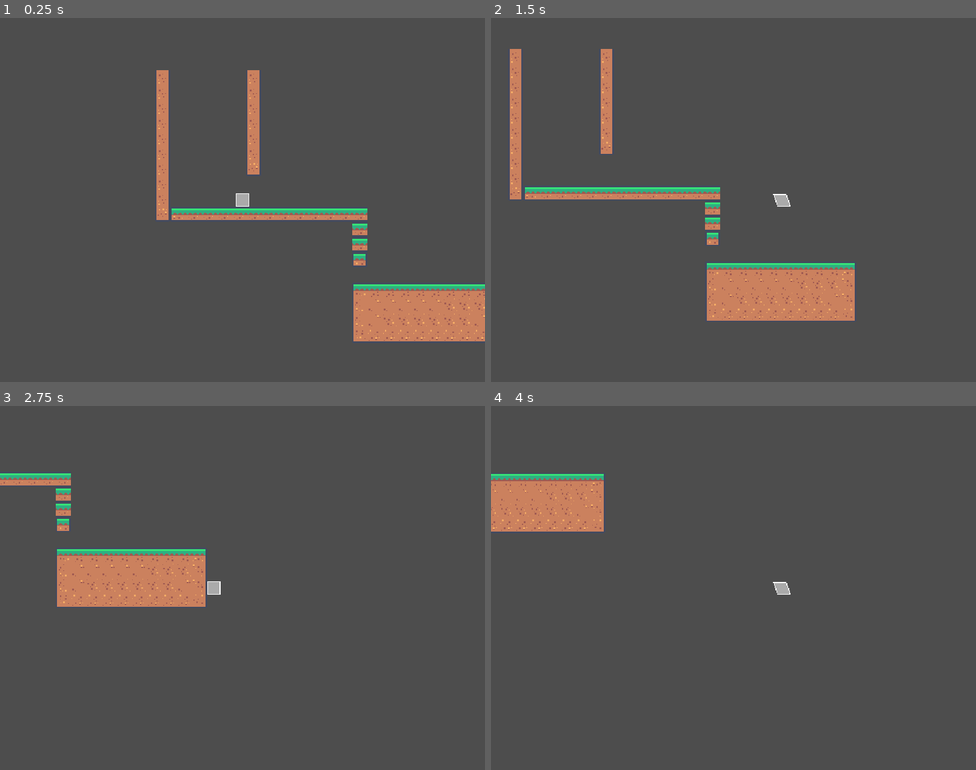
Above: before the commit, frames 1-4 (two rows, left to right).
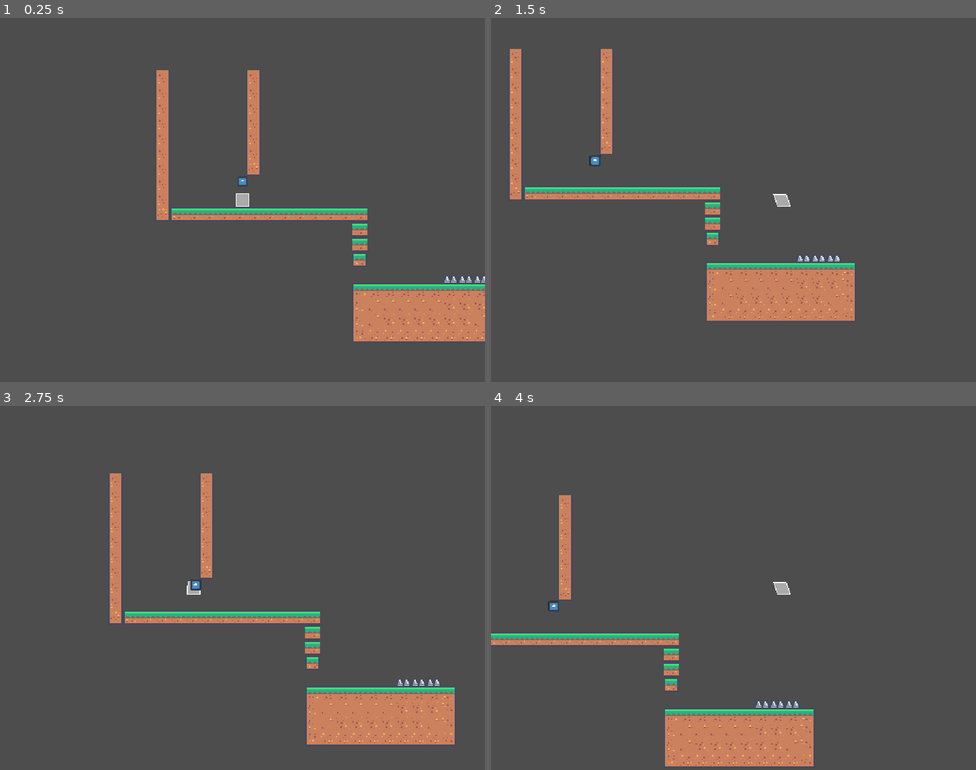
Above: after the commit, the same moments.

Repository: emarald64/sugar-rush
Game: Godot game, scene res://scenes/main/main.tscn
Two runs of this game, one before a commit and one after it. Both use one fixed random seed, a clock stepped at 60 frames per second and the inputs below. The engine's default icon, where the game draws it, is replaced by a stand-in: a white triangle on a blue panel in a dark square.
Inputs (mouse positions are in pixels of both pictures, inside the frame that each line leads up to):
- Up to frame 1 (0.25 s): no input
- Up to frame 2 (1.5 s): tap Enter at 0.5 s; move the mouse to (840, 181) at 0.52 s; hold Space (jump) 0.53-1.28 s; hold D (move_right) from 0.53 s (still down); click (840, 181) at 0.67 s; move the mouse to (636, 218) at 1.27 s; tap Alt at 1.35 s
- Up to frame 3 (2.75 s): tap Space (jump) at 1.52, 1.55, 1.82 s; move the mouse to (291, 507) at 2.02 s; release D (move_right) at 2.03 s; hold A (move_left) from 2.03 s (still down); hold Space (jump) from 2.03 s (still down); tap Shift at 2.1 s
- Up to frame 4 (4 s): move the mouse to (709, 660) at 2.77 s; release A (move_left) at 2.78 s; release Space (jump) at 2.78 s; hold D (move_right) from 2.78 s (still down); tap Space (jump) at 2.85, 3.02, 3.32 s; click (709, 660) at 2.92 s; move the mouse to (879, 642) at 3.52 s; hold Space (jump) from 3.53 s (still down); tap Alt at 3.6 s

The runs differ from the first frame. In frame 1, 0.1% of the frame differs, in the area x 49-100%, y 44-73%; in frame 2, 0.1%; in frame 3, 13%, in the area x 0-94%, y 18-93%; in frame 4, 10%.

Commit message:
added death animation

Diff:
--- a/project.godot
+++ b/project.godot
@@ -46,6 +46,17 @@
 , Object(InputEventKey,"resource_local_to_scene":false,"resource_name":"","device":-1,"window_id":0,"alt_pressed":false …(186 unchanged characters)…
 ]
 }
+respawn={
+"deadzone": 0.2,
+"events": [Object(InputEventKey,"resource_local_to_scene":false,"resource_name":"","device":-1,"window_id":0,"alt_pressed":false,"shift_pressed":false,"ctrl_pressed":false,"meta_pressed":false,"pressed":false,"keycode":0,"physical_keycode":82,"key_label":0,"unicode":114,"location":0,"echo":false,"script":null)
+]
+}
+
+[layer_names]
+
+2d_physics/layer_1="wall"
+2d_physics/layer_2="death"
+2d_physics/layer_3="player"
 
 [physics]
 
--- a/scenes/main/main.tscn
+++ b/scenes/main/main.tscn
@@ -176,6 +176,7 @@
 3:7/0/terrains_peering_bit/top_left_corner = 1
 3:7/0/terrains_peering_bit/top_side = 1
 8:3/0 = 0
+8:3/0/physics_layer_1/polygon_0/points = PackedVector2Array(-9, 9, -4.5, 0, 4.5, 0, 9, 9)
 5:6/0 = 0
 4:6/0 = 0
 
@@ -197,7 +198,7 @@
 
 [node name="TileMapLayer" type="TileMapLayer" parent="." unique_id=486138540]
 position = Vector2(1, 0)
-tile_map_data = PackedByteArray("AAAAAAAAAAAAAAcAAAABAAAAAAA …(1104 unchanged characters)… AAAYAAAAGAPz/AAAAAAYAAAAGAP3/AAAAAAcAAAA=")
+tile_map_data = PackedByteArray("AAAAAAAAAAAAAAcAAAABAAAAAAA …(1104 unchanged characters)… AAAYAAAAGAPz/AAAAAAYAAAAGAP3/AAAAAAcAAAAVAAQAAAAIAAMAAAAUAAQAAAAIAAMAAAATAAQAAAAIAAMAAAA=")
 tile_set = SubResource("TileSet_k2fmo")
 
 [node name="Player" parent="." unique_id=2106077790 instance=ExtResource("2_iuonh")]
--- a/scenes/player/player.gd
+++ b/scenes/player/player.gd
@@ -4,18 +4,27 @@
 const ACCEL = 600
 const JUMP_VELOCITY = -200.0
 const JUMP_ACCEL = -600.0
-const MAX_JUMP_TIME=.5
+const MAX_JUMP_TIME=.25
 const STOP_MULT=3;
 const MAX_FALL_SPEED=1000;
-const WALL_JUMP_VELOCITY=225;
+const WALL_JUMP_VELOCITY=200;
 const WALL_SLIDE_SPEED=75;
 
+@export var animating:=false
 var jumpTime:=0.0
-var animating:=false
 var started_timer:=false
 var hasJumped:=false
+@export var can_wall_jump:=true;
+
+@onready var current_cp:Node2D=$StartPos
+
+func _ready()->void:
+	$StartPos.position=global_position
 
 func _physics_process(delta: float) -> void:
+	if Input.is_action_just_pressed("respawn") and not animating:
+		$AnimationPlayer.play(&"death")
+
 	if not is_on_floor():
 		#if $AnimatedSprite2D.frame==0 or jumpTime<maxJumpTime:$AnimatedSprite2D.frame=2
 		if not animating:
@@ -27,6 +36,7 @@
 		hasJumped=false
 		started_timer=false
 		$coyoteTimer.stop()
+		$"wall jump leiency".stop()
 		$"Freeze Direction Time".stop()
 
 	# Handle jump.
@@ -49,15 +59,24 @@
 		var direction := Input.get_axis("move_left", "move_right")
 		#print(direction)
 		if direction:
-			if is_on_wall_only():
+			var into_wall=is_on_wall_only() and signf(get_wall_normal().x)==-signf(direction)
+			if (into_wall or not $"wall jump leiency".is_stopped()) and can_wall_jump:
 				if Input.is_action_just_pressed("jump"):
+					# wall jump
 					$"Freeze Direction Time".start()
-					velocity=Vector2(-signf(direction),-1.5)*WALL_JUMP_VELOCITY
-				else:
+					velocity=Vector2(signf(get_wall_normal().x),-2)*WALL_JUMP_VELOCITY
+				elif into_wall:
+					# wall slide
+					$"wall jump leiency".start()
 					velocity.y=minf(velocity.y,WALL_SLIDE_SPEED)
 			else:
 				velocity.x = clampf(velocity.x+(direction * ACCEL * delta * (1 if signf(direction)==signf(velocity.x) else STOP_MULT)),-MAX_SPEED,MAX_SPEED)
 		else:
 			velocity.x = move_toward(velocity.x, 0, ACCEL*delta*STOP_MULT)
 
-	move_and_slide()
+	if not animating:move_and_slide()
+
+func respawn()->void:
+	global_position=current_cp.global_position
+	$Polygon2D.scale=Vector2.ONE
+	velocity=Vector2.ZERO
--- a/scenes/player/player.tscn
+++ b/scenes/player/player.tscn
@@ -1,11 +1,140 @@
 [gd_scene format=3 uid="uid://bbblyv3dtttqm"]
 
 [ext_resource type="Script" uid="uid://blo06weo1i3mm" path="res://scenes/player/player.gd" id="1_8afob"]
+[ext_resource type="Texture2D" uid="uid://cnmy4gm0m2o6r" path="res://icon.svg" id="2_dovo2"]
 
 [sub_resource type="RectangleShape2D" id="RectangleShape2D_dovo2"]
 size = Vector2(16, 16)
 
-[sub_resource type="RectangleShape2D" id="RectangleShape2D_8afob"]
+[sub_resource type="Animation" id="Animation_8afob"]
+length = 0.001
+tracks/0/type = "value"
+tracks/0/imported = false
+tracks/0/enabled = true
+tracks/0/path = NodePath("GPUParticles2D:emitting")
+tracks/0/interp = 1
+tracks/0/loop_wrap = true
+tracks/0/keys = {
+"times": PackedFloat32Array(0),
+"transitions": PackedFloat32Array(1),
+"update": 1,
+"values": [false]
+}
+tracks/1/type = "value"
+tracks/1/imported = false
+tracks/1/enabled = true
+tracks/1/path = NodePath(".:animating")
+tracks/1/interp = 1
+tracks/1/loop_wrap = true
+tracks/1/keys = {
+"times": PackedFloat32Array(0),
+"transitions": PackedFloat32Array(1),
+"update": 1,
+"values": [false]
+}
+tracks/2/type = "value"
+tracks/2/imported = false
+tracks/2/enabled = true
+tracks/2/path = NodePath("Polygon2D:scale")
+tracks/2/interp = 1
+tracks/2/loop_wrap = true
+tracks/2/keys = {
+"times": PackedFloat32Array(0),
+"transitions": PackedFloat32Array(1),
+"update": 0,
+"values": [Vector2(1, 1)]
+}
+
+[sub_resource type="Animation" id="Animation_dovo2"]
+resource_name = "death"
+tracks/0/type = "value"
+tracks/0/imported = false
+tracks/0/enabled = false
+tracks/0/path = NodePath("GPUParticles2D:emitting")
+tracks/0/interp = 1
+tracks/0/loop_wrap = true
+tracks/0/keys = {
+"times": PackedFloat32Array(0.2),
+"transitions": PackedFloat32Array(1),
+"update": 1,
+"values": [true]
+}
+tracks/1/type = "value"
+tracks/1/imported = false
+tracks/1/enabled = true
+tracks/1/path = NodePath(".:animating")
+tracks/1/interp = 1
+tracks/1/loop_wrap = true
+tracks/1/keys = {
+"times": PackedFloat32Array(0, 1),
+"transitions": PackedFloat32Array(1, 1),
+"update": 1,
+"values": [true, false]
+}
+tracks/2/type = "value"
+tracks/2/imported = false
+tracks/2/enabled = true
+tracks/2/path = NodePath("Polygon2D:scale")
+tracks/2/interp = 1
+tracks/2/loop_wrap = true
+tracks/2/keys = {
+"times": PackedFloat32Array(0, 0.33),
+"transitions": PackedFloat32Array(1, 1),
+"update": 0,
+"values": [Vector2(1, 1), Vector2(1e-05, 1e-05)]
+}
+tracks/3/type = "method"
+tracks/3/imported = false
+tracks/3/enabled = true
+tracks/3/path = NodePath(".")
+tracks/3/interp = 1
+tracks/3/loop_wrap = true
+tracks/3/keys = {
+"times": PackedFloat32Array(1),
+"transitions": PackedFloat32Array(1),
+"values": [{
+"args": [],
+"method": &"respawn"
+}]
+}
+tracks/4/type = "method"
+tracks/4/imported = false
+tracks/4/enabled = true
+tracks/4/path = NodePath("GPUParticles2D")
+tracks/4/interp = 1
+tracks/4/loop_wrap = true
+tracks/4/keys = {
+"times": PackedFloat32Array(0.2),
+"transitions": PackedFloat32Array(1),
+"values": [{
+"args": [false],
+"method": &"restart"
+}]
+}
+
+[sub_resource type="AnimationLibrary" id="AnimationLibrary_gmlin"]
+_data = {
+&"RESET": SubResource("Animation_8afob"),
+&"death": SubResource("Animation_dovo2")
+}
+
+[sub_resource type="Gradient" id="Gradient_lvxji"]
+colors = PackedColorArray(1, 1, 1, 1, 1, 1, 1, 0)
+
+[sub_resource type="GradientTexture2D" id="GradientTexture2D_p47bc"]
+gradient = SubResource("Gradient_lvxji")
+width = 8
+height = 8
+fill = 1
+fill_from = Vector2(0.5, 0.5)
+fill_to = Vector2(0.5, 0)
+
+[sub_resource type="ParticleProcessMaterial" id="ParticleProcessMaterial_75vfm"]
+particle_flag_disable_z = true
+spread = 180.0
+initial_velocity_min = 10.0
+initial_velocity_max = 40.0
+gravity = Vector3(0, 0, 0)
 
 [node name="Player" type="CharacterBody2D" unique_id=2106077790]
 script = ExtResource("1_8afob")
@@ -21,9 +150,11 @@
 polygon = PackedVector2Array(-7, -7, 7, -7, 7, 7, -7, 7)
 
 [node name="Hurtbox" type="Area2D" parent="." unique_id=1088502800]
+collision_layer = 4
+collision_mask = 2
 
-[node name="CollisionShape2D" type="CollisionShape2D" parent="Hurtbox" unique_id=1822052198]
-shape = SubResource("RectangleShape2D_8afob")
+[node name="CollisionShape2D" type="CollisionShape2D" parent="Hurtbox" unique_id=862140016]
+shape = SubResource("RectangleShape2D_dovo2")
 
 [node name="coyoteTimer" type="Timer" parent="." unique_id=464071175]
 wait_time = 0.2
@@ -32,3 +163,28 @@
 [node name="Freeze Direction Time" type="Timer" parent="." unique_id=856601518]
 wait_time = 0.1
 one_shot = true
+
+[node name="AnimationPlayer" type="AnimationPlayer" parent="." unique_id=922934692]
+libraries/ = SubResource("AnimationLibrary_gmlin")
+
+[node name="GPUParticles2D" type="GPUParticles2D" parent="." unique_id=1349763802]
+emitting = false
+amount = 16
+texture = SubResource("GradientTexture2D_p47bc")
+lifetime = 0.65
+one_shot = true
+explosiveness = 1.0
+process_material = SubResource("ParticleProcessMaterial_75vfm")
+
+[node name="StartPos" type="Node2D" parent="." unique_id=152788183]
+top_level = true
+
+[node name="Sprite2D" type="Sprite2D" parent="StartPos" unique_id=541611204]
+scale = Vector2(0.1, 0.1)
+texture = ExtResource("2_dovo2")
+
+[node name="wall jump leiency" type="Timer" parent="." unique_id=2086319245]
+wait_time = 0.2
+one_shot = true
+
+[connection signal="body_entered" from="Hurtbox" to="AnimationPlayer" method="play" unbinds=1 binds= [&"death"]]
